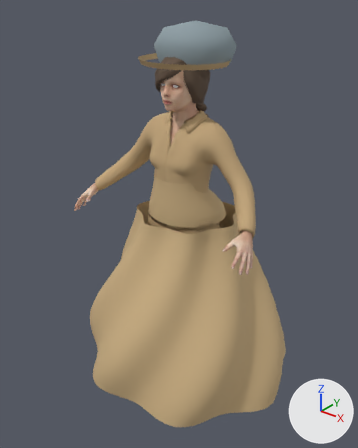
A saved change to the glTF model characters/npcs/british/corporal_woman.glb.
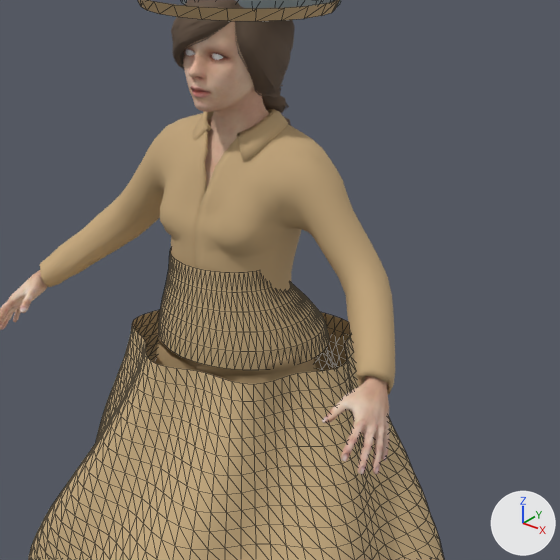
Each version appears first whole from a 50 mm lens placed at (1.138, -1.477, 1.63), pointed at (-0.021, -0.027, 0.731), and next in a close-up on the part from 22% to 92% of the width and 14% to 70% of the height. Arrows for +X, +Y and +Z are at lower right; the lights stay in place. The older version's two pictures come first. The close-ups show mesh edges as thin lines. Vertices at exactly the same position are counted once.

The scene before the commit, as lines of its bpy script (objects in view):
```python
me_braid01 = bpy.data.meshes.new('braid01')
me_braid01.from_pydata(...)  # 4384 vertices, 5518 faces; spans x -0.089..0.087, y -0.137..0.106, z 0.893..1.42
me_braid01.materials.append(mat_companion_brown_hair)  # brown #655242
me_companion_fitted_waist_transition_mesh = bpy.data.meshes.new('Companion fitted waist transition mesh')
me_companion_fitted_waist_transition_mesh.from_pydata(...)  # 432 vertices, 720 faces; spans x -0.163..0.163, y -0.15..0.15, z 0.787..0.959
me_companion_fitted_waist_transition_mesh.materials.append(mat_corporal_companion_skirt_cotton_gltf_flat_color)  # beige #cdb184
me_companion_gathered_skirt = bpy.data.meshes.new('Companion gathered skirt')
me_companion_gathered_skirt.from_pydata(...)  # 1800 vertices, 3456 faces; spans x -0.472..0.488, y -0.436..0.449, z 0.067..0.787
me_companion_gathered_skirt.materials.append(mat_corporal_companion_skirt_cotton_gltf_flat_color_001)  # beige #cdb184
ob_companion_fitted_waist_transition = bpy.data.objects.new('Companion fitted waist transition', me_companion_fitted_waist_transition_mesh)
ob_companion_fitted_waist_transition.location = (0.0, 0.0, 0.0)
ob_companion_gathered_skirt = bpy.data.objects.new('Companion gathered skirt', me_companion_gathered_skirt)
ob_companion_gathered_skirt.location = (0.0, 0.0, 0.0)
ob_companion_hair = bpy.data.objects.new('Companion_hair', me_braid01)
ob_companion_hair.location = (0.0, 0.0, 0.0)
# also in view: 'Companion bonnet brim' at (0.0, -0.024, 1.381); 'Companion_fitted_cloth_base_export_cutout' at (-0.002, -0.039, 0.825); 'Companion_MPFB_body_export_cutout' at (0.0, -0.107, 0.782)
```
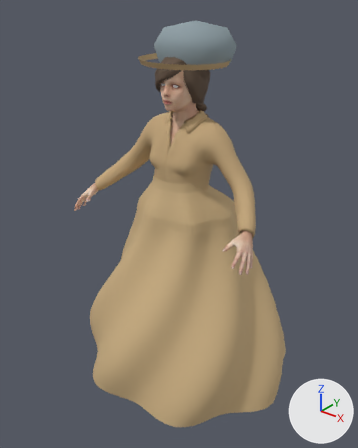
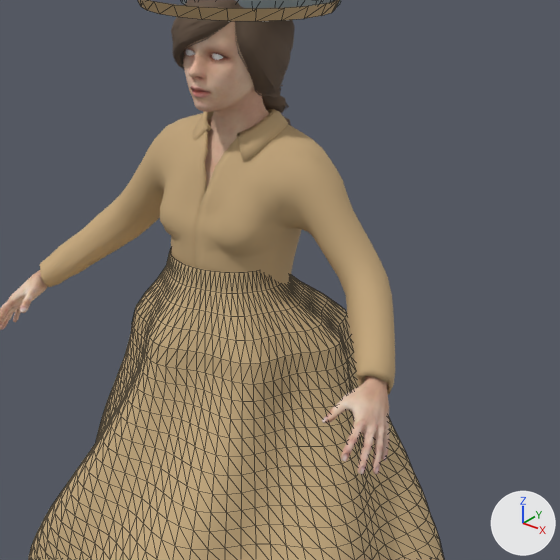
Changed parts and their boxes [x1, y1, x2, y2] in the close-ups (560 x 560 px):
'Companion fitted waist transition', reshaped (29% wider, 11% taller): before [159, 249, 329, 370]; after [132, 249, 351, 384]

Patch to the scene script:
```diff
--- a/characters/npcs/british/corporal_woman.glb.py
+++ b/characters/npcs/british/corporal_woman.glb.py
@@ me_companion_fitted_waist_transition_mesh @@
 # used by ob_companion_fitted_waist_transition; location = (0.0, 0.0, 0.0)
-me_companion_fitted_waist_transition_mesh.from_pydata(...)  # 432 vertices, 720 faces; spans x -0.163..0.163, y -0.15..0.15, z 0.787..0.959
+me_companion_fitted_waist_transition_mesh.from_pydata(...)  # 432 vertices, 720 faces; spans x -0.203..0.22, y -0.198..0.198, z 0.787..0.959
+# me_companion_fitted_waist_transition_mesh part 1: 360 of 432 vertices moved; they spanned x -0.163..0.163, y -0.15..0.15, z 0.787..0.925 and now span x -0.203..0.22, y -0.198..0.198, z 0.787..0.925; mean shift (0.0, 0.0, 0.0); largest move (0.163, 0.0, 0.787) -> (0.22, 0.0, 0.787)
 me_companion_fitted_waist_transition_mesh.materials.append(mat_corporal_companion_skirt_cotton_gltf_flat_color)
```
